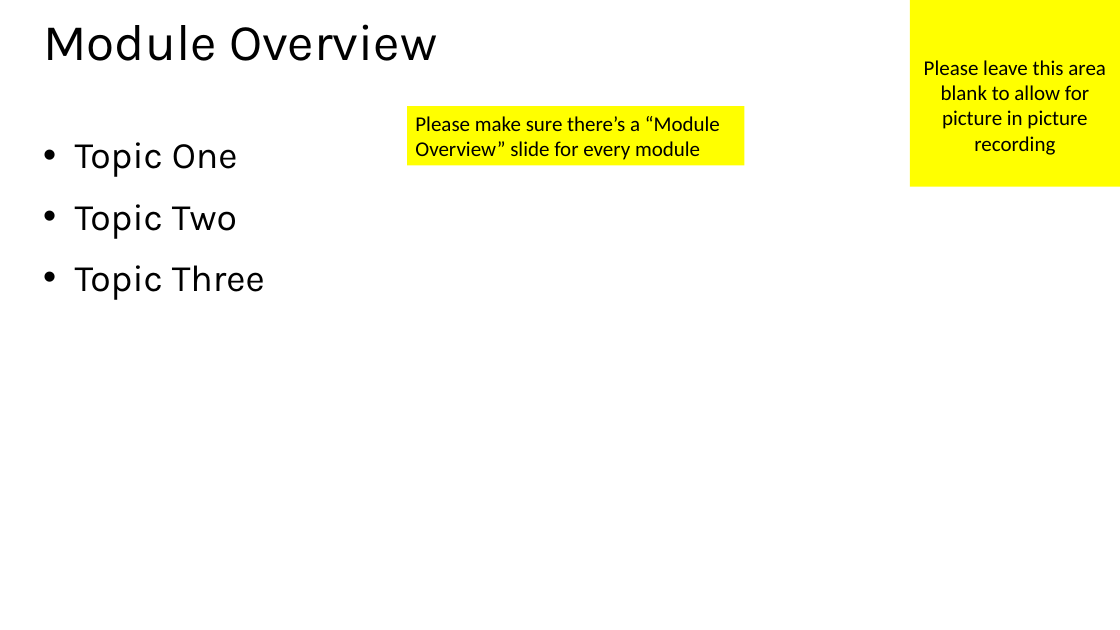
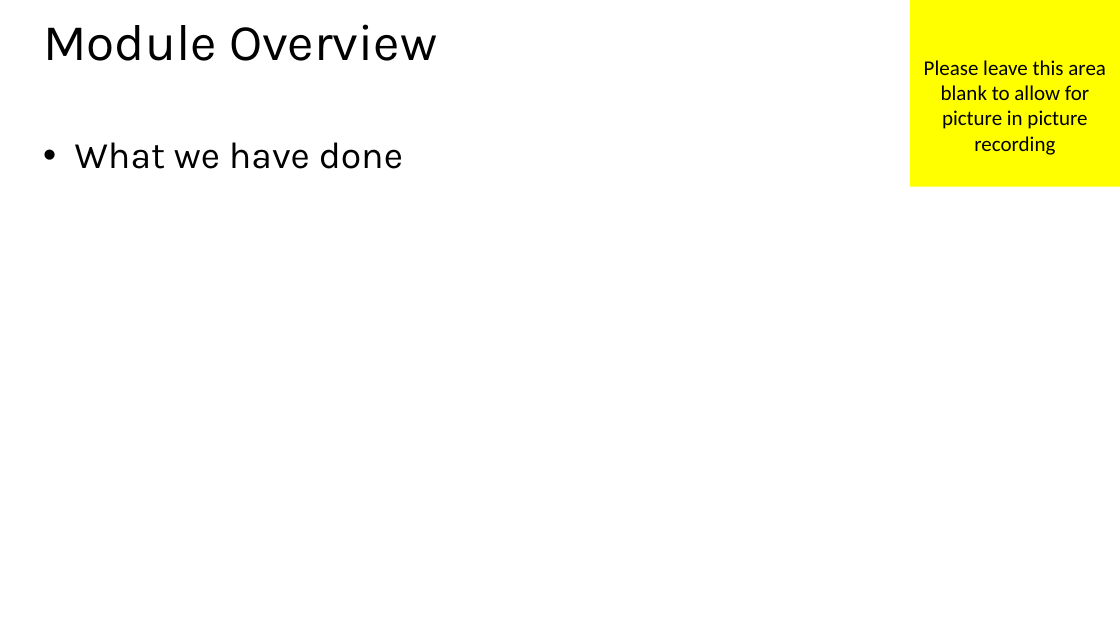
Before and after one commit to MisterJames/AzureImageProcessing, a slide deck: slide 2 of Presentation Materials/MVA-ApplicationsOnAzure-08.pptx. Drawn at 1120x630 pixels with LibreOffice and Linux fonts; fonts in the diff are those of the drawing. Boxes give left, top, right and bottom in pixels: in the first picture for what was removed or moved away, otherwise in the second. Text is boxed around its words. In the diff, an @@ line names an element or a change of style, - is before the commit and + after.

```diff
--- a/Presentation Materials/MVA-ApplicationsOnAzure-08.pptx
+++ b/Presentation Materials/MVA-ApplicationsOnAzure-08.pptx
@@ rectangle removed at <box>408,106,744,166</box> @@
-Please make sure there’s a “Module Overview” slide for every module
@@ text at <box>75,142,403,169</box>: text changed @@
-• Topic One
-• Topic Two
-• Topic Three
+• What we have done
```
Also in this commit, not shown: 1 other slide changed, 3 slides added, 2 other files.
